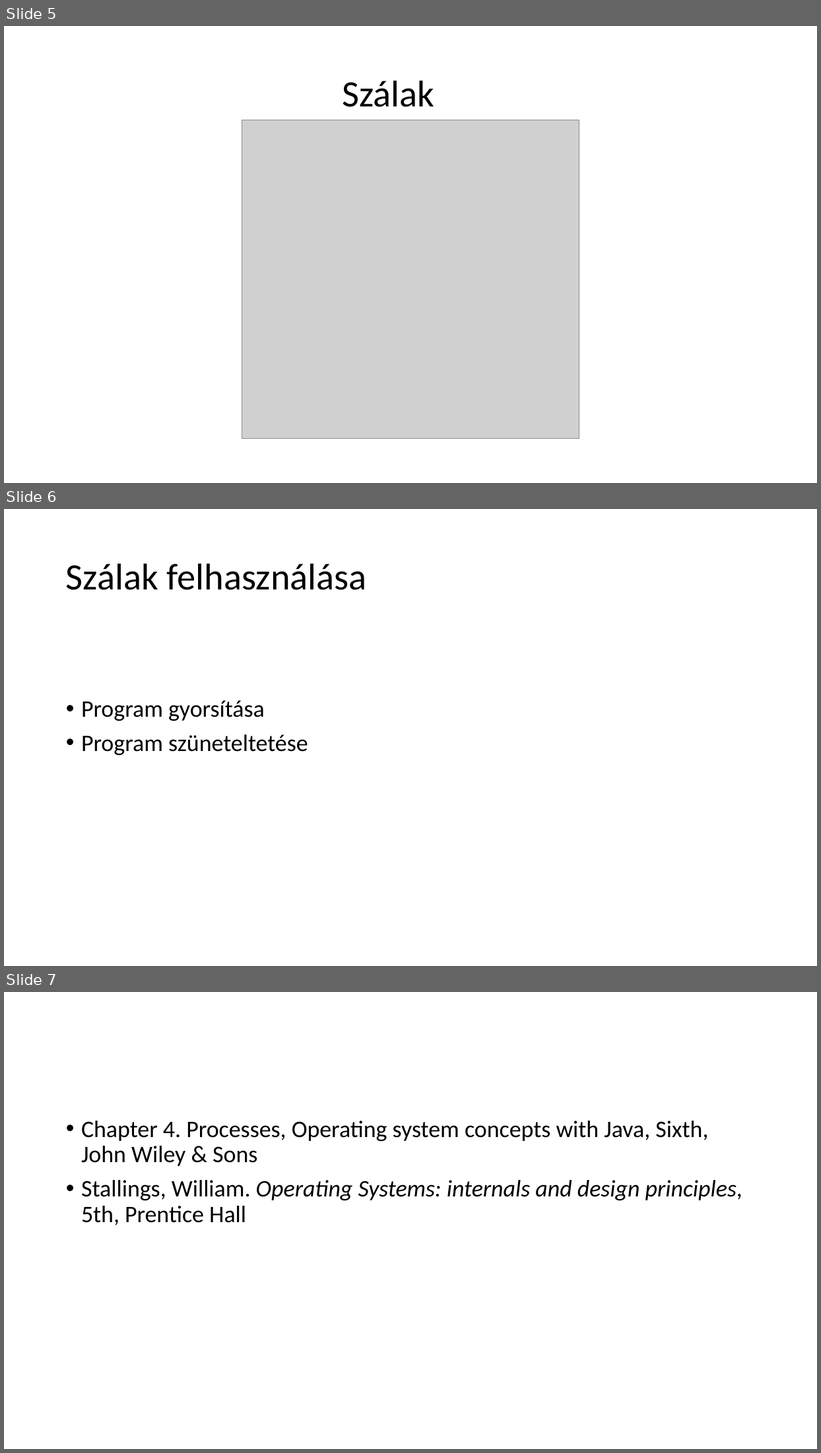
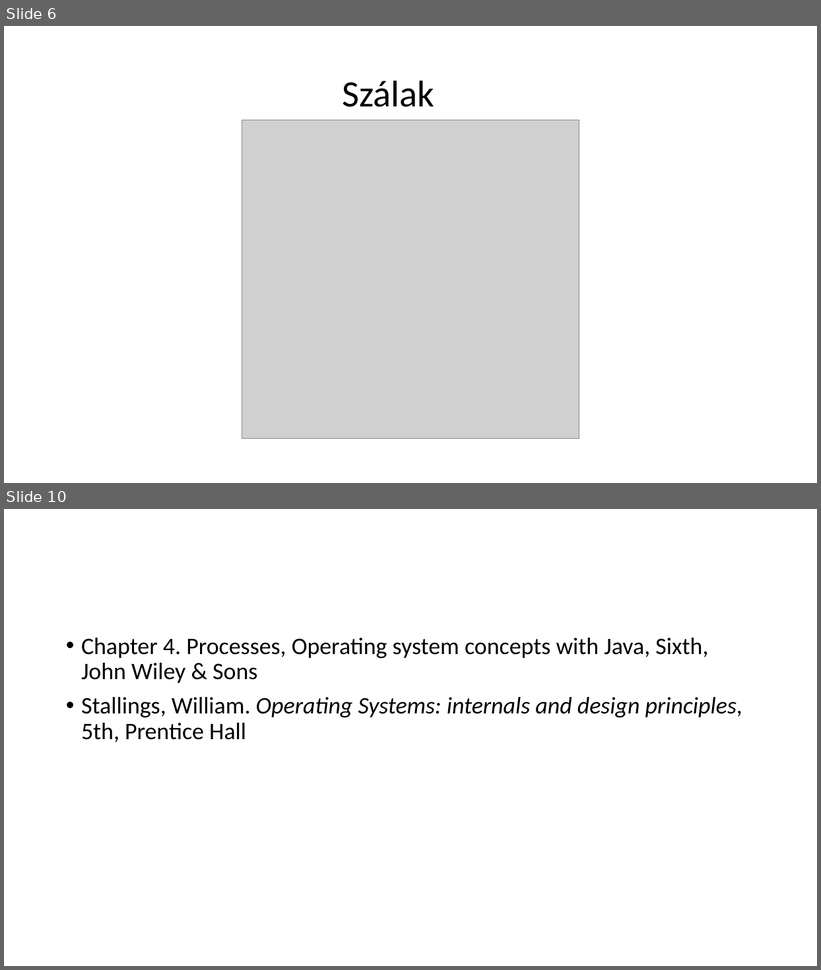
Before and after one commit to krsjakb/osztott-rendszerek-parhuzamos-programozas, a slide deck: Osztott rendszerek, párhuzamos programozás.pptx. Shown one above the other, each under a label of ours: slides 5, 6 and 7 before the commit, slides 6 and 10 after it; the slides between them are not shown. The pictures are 821x1453 and 821x970 pixels, drawn with LibreOffice and Linux fonts; fonts in the diff are those of the drawing; grey boxes stand for pictures. Boxes give left, top, right and bottom in pixels: in the first picture for what was removed or moved away, otherwise in the second. Text is boxed around its words. In the diff, an @@ line names an element or a change of style, - is before the commit and + after.

```diff
--- a/Osztott rendszerek, párhuzamos programozás.pptx
+++ b/Osztott rendszerek, párhuzamos programozás.pptx
@@ slide 6 removed at (4, 509, 817, 966), background #FFFFFF @@
@@ title removed at (66, 563, 367, 590) @@
-Szálak felhasználása
@@ text removed at (81, 700, 308, 755) @@
-• Program gyorsítása
-• Program szüneteltetése
@@ what was slide 5 is now slide 6 @@
@@ what was slide 7 is now slide 10 @@
```
Also in this commit, not shown: 1 slide changed, 4 slides added.
